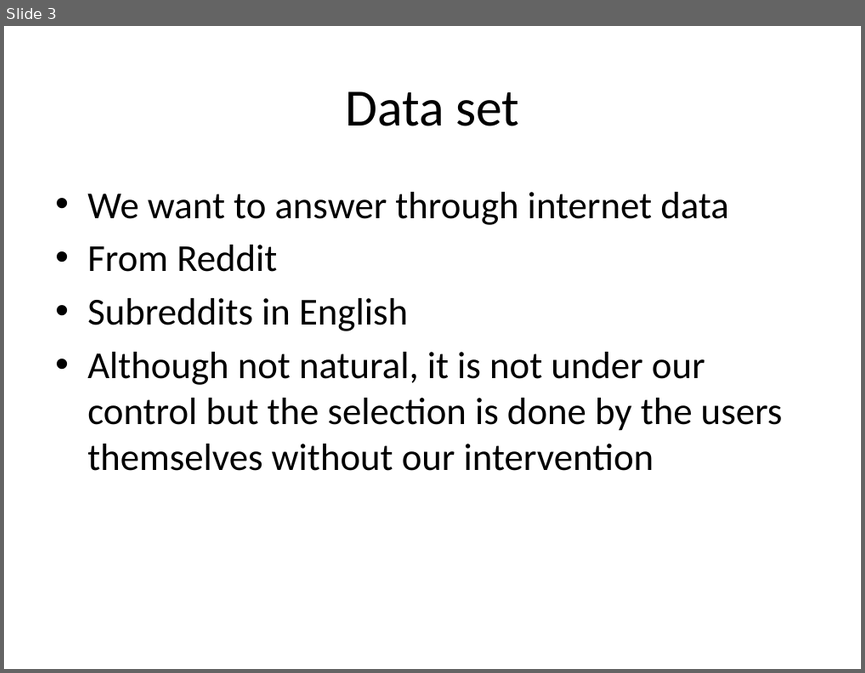
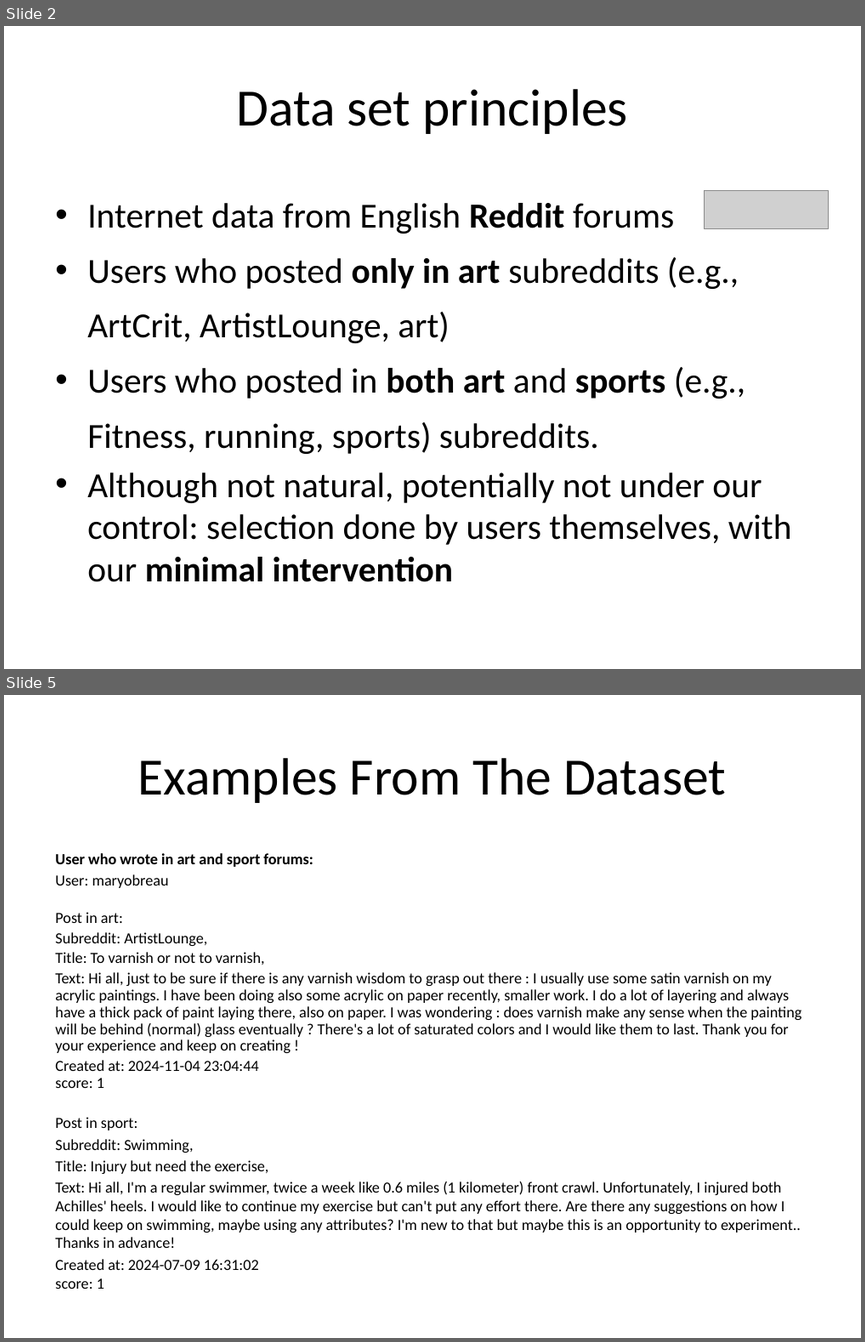
Before and after one commit to ValeMel/ArtSport, a slide deck: socialBehavior.pptx. Shown one above the other, each under a label of ours: slide 3 before the commit, slides 2 and 5 after it; the slides between them are not shown. The pictures are 865x673 and 865x1342 pixels, drawn with LibreOffice and Linux fonts; fonts in the diff are those of the drawing; grey boxes stand for pictures. Boxes give left, top, right and bottom in pixels: in the first picture for what was removed or moved away, otherwise in the second. Text is boxed around its words. In the diff, an @@ line names an element or a change of style, - is before the commit and + after.

```diff
--- a/socialBehavior.pptx
+++ b/socialBehavior.pptx
@@ slide 5 added at (x1=4, y1=695, x2=861, y2=1338), background #FFFFFF @@
@@ title added at (x1=138, y1=758, x2=726, y2=803), 44 pt, text #000000 @@
+Examples From The Dataset
@@ text added at (x1=55, y1=853, x2=801, y2=1270), 12.9 pt, text #000000 @@
+User who wrote in art and sport forums:
+User: maryobreau
+Post in art:
+Subreddit: ArtistLounge,
+Title: To varnish or not to varnish,
+Text: Hi all, just to be sure if there is any varnish wisdom to grasp out there : I usually use some satin varnish on my acrylic paintings. I have been doing also some acrylic on paper recently, smaller work. I do a lot of layering and always have a thick pack of paint laying there, also on paper. I was wondering : does varnish make any sense when the painting will be behind (normal) glass eventually ? There's a lot of saturated colors and I would like them to last. Thank you for your experience and keep on creating !
+Created at: 2024-11-04 23:04:44
+score: 1
+Post in sport:
+Subreddit: Swimming,
+Title: Injury but need the exercise,
+Text: Hi all, I'm a regular swimmer, twice a week like 0.6 miles (1 kilometer) front crawl. Unfortunately, I injured both Achilles' heels. I would like to continue my exercise but can't put any effort there. Are there any suggestions on how I could keep on swimming, maybe using any attributes? I'm new to that but maybe this is an opportunity to experiment.. Thanks in advance!
+Created at: 2024-07-09 16:31:02
+score: 1
@@ what was slide 3 is now slide 2 @@
@@ slide 2 changed as well @@
@@ title at (x1=236, y1=89, x2=627, y2=134): text changed @@
-Data set
+Data set principles
@@ text at (x1=87, y1=203, x2=792, y2=582): text changed; size 32 to 29.6 pt @@
-• We want to answer through internet data
-• From Reddit
-• Subreddits in English
-• Although not natural, it is not under our control but the selection is done by the users themselves without our intervention
+• Internet data from English Reddit forums
+• Users who posted only in art subreddits (e.g., ArtCrit, ArtistLounge, art)
+• Users who posted in both art and sports (e.g., Fitness, running, sports) subreddits.
+• Although not natural, potentially not under our control: selection done by users themselves, with our minimal intervention
@@ picture added at (x1=704, y1=191, x2=828, y2=229) @@
```
Also in this commit, not shown: 4 other slides changed, 2 other slides added.
